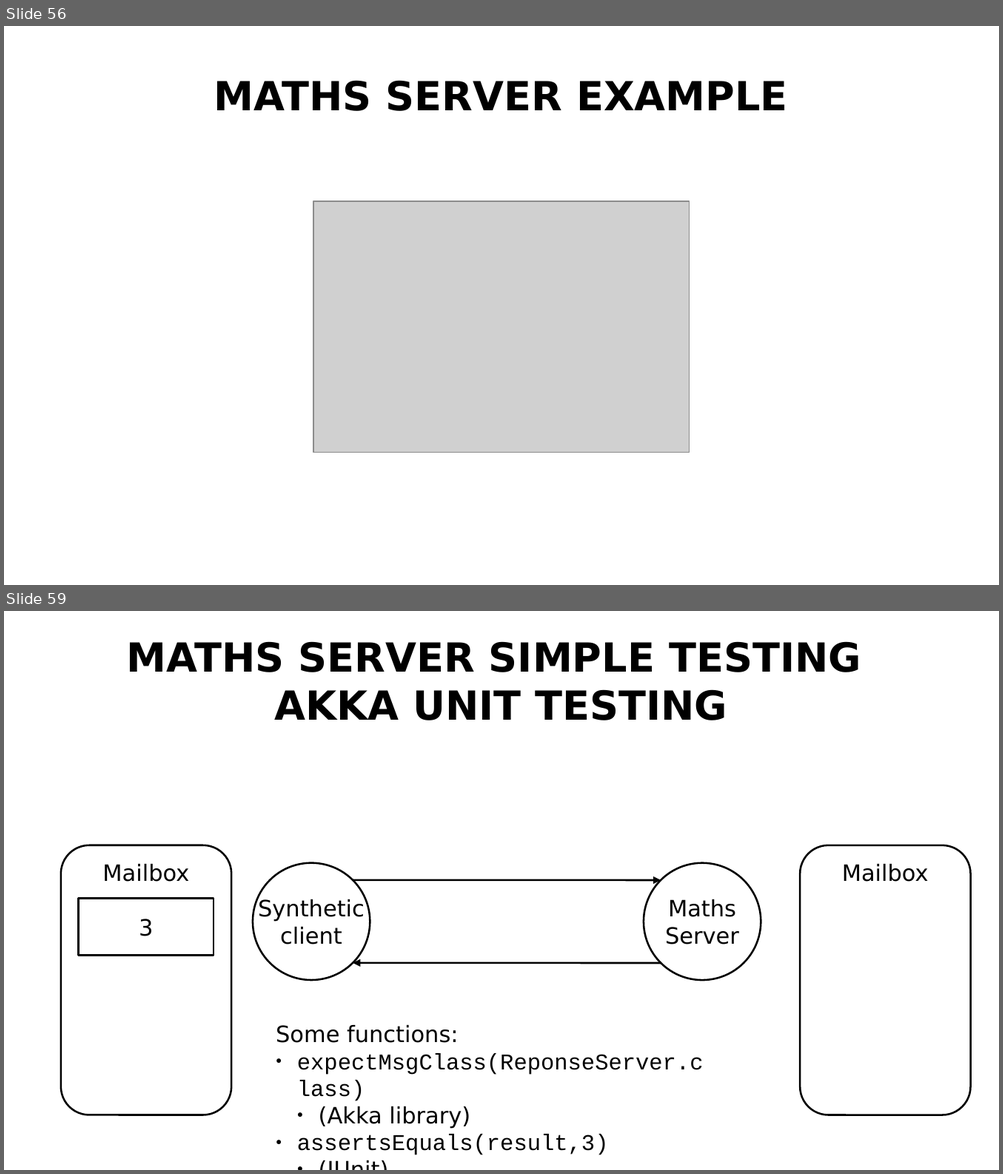
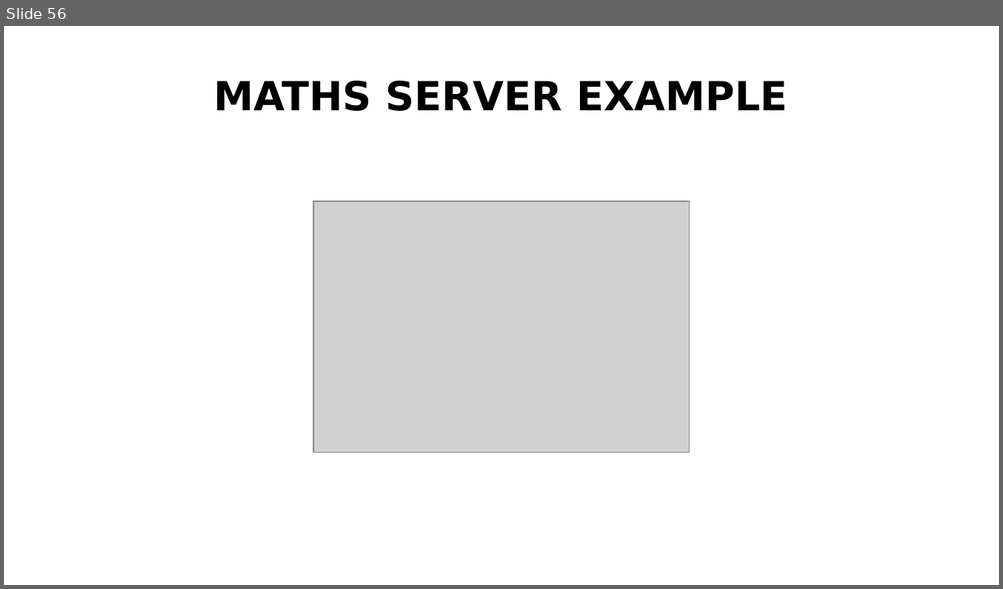
Before and after one commit to MID-IST-FALL-2018/mid-ist-fall-2018.github.io, a slide deck: assets/lectures-slides/MID-lecture-5-actors.odp. Shown one above the other, each under a label of ours: slides 56 and 59 before the commit, slide 56 after it; the slides between them are not shown. The pictures are 1003x1174 and 1003x589 pixels, drawn with LibreOffice and Linux fonts; fonts in the diff are those of the drawing; grey boxes stand for pictures. Boxes give left, top, right and bottom in pixels: in the first picture for what was removed or moved away, otherwise in the second. Text is boxed around its words. In the diff, an @@ line names an element or a change of style, - is before the commit and + after.

```diff
--- a/assets/lectures-slides/MID-lecture-5-actors.odp
+++ b/assets/lectures-slides/MID-lecture-5-actors.odp
@@ slide 59 removed at (x1=4, y1=611, x2=999, y2=1170), background #FFFFFF @@
@@ title removed at (x1=127, y1=641, x2=861, y2=721) @@
-MATHS SERVER SIMPLE TESTING
-AKKA UNIT TESTING
@@ freeform shape removed at (x1=61, y1=846, x2=231, y2=1116) @@
-Mailbox
@@ freeform shape removed at (x1=800, y1=846, x2=970, y2=1116) @@
-Mailbox
@@ ellipse removed at (x1=253, y1=863, x2=370, y2=980) @@
-Synthetic
-client
@@ ellipse removed at (x1=644, y1=863, x2=761, y2=981) @@
-Maths
-Server
@@ rectangle removed at (x1=79, y1=899, x2=214, y2=956) @@
-3
@@ arrow removed from (353, 881) to (661, 881) @@
@@ arrow removed from (661, 963) to (353, 963) @@
@@ text removed at (x1=276, y1=1025, x2=703, y2=1156) @@
-Some functions:
-● expectMsgClass(ReponseServer.class)
-  ● (Akka library)
-● assertsEquals(result,3)
-  ● (JUnit)
```
Also in this commit, not shown: 1 slide changed, 29 other slides removed, 7 other files.
